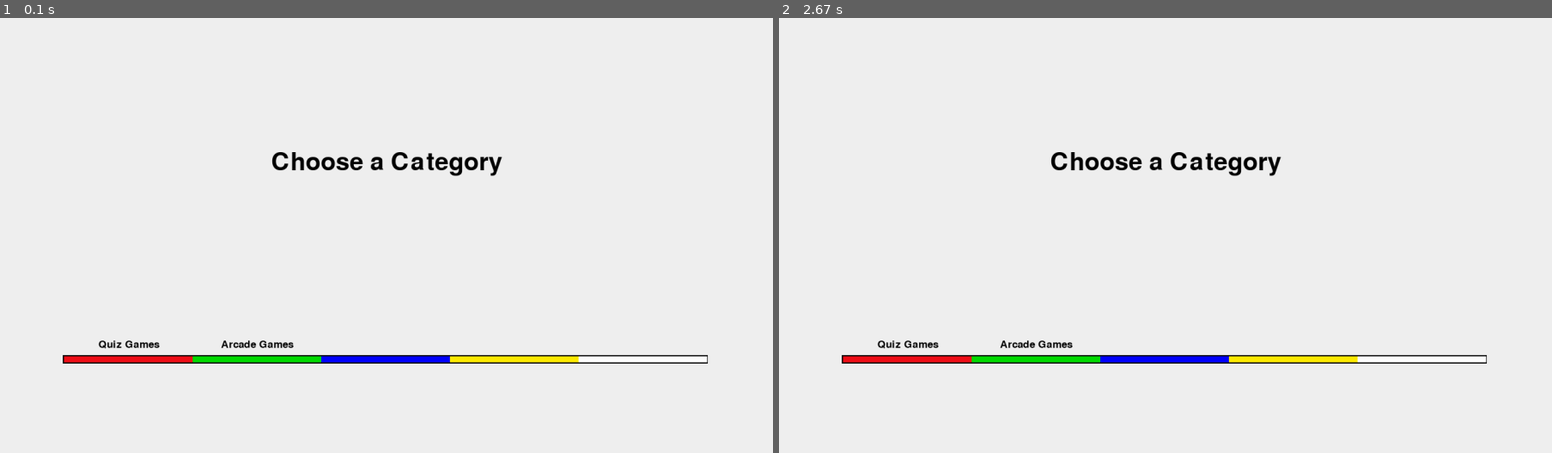
Above: before the commit, frames 1-2 (left to right).
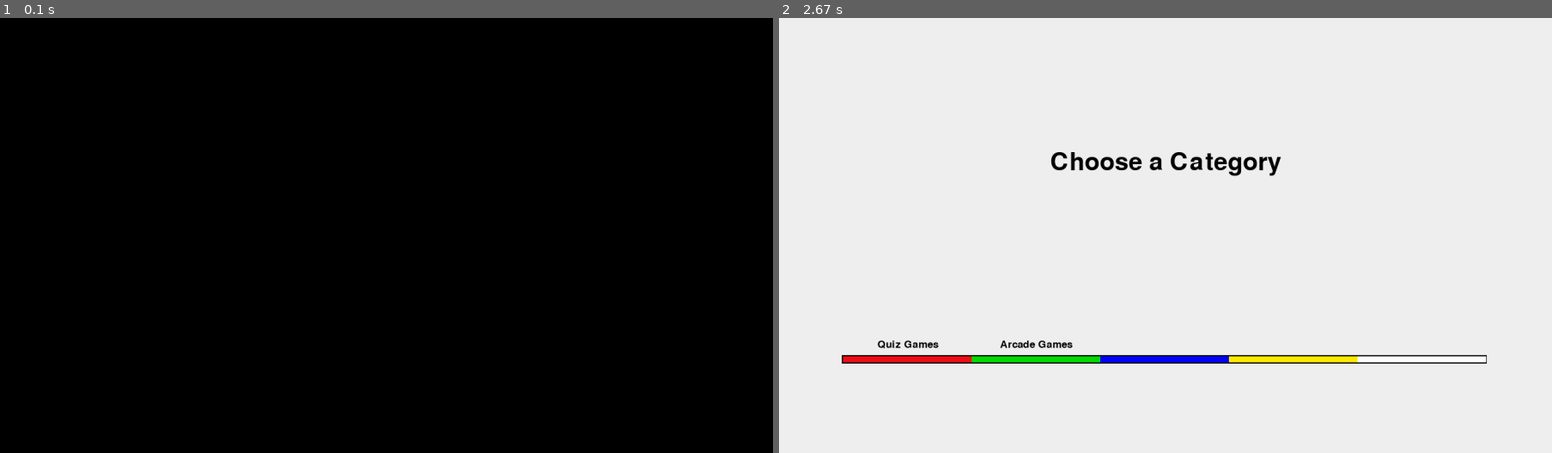
Above: after the commit, the same moments.

Repository: lynngrandpre/treehouse
Game: pygame game, started from driver.py
The game is run twice, just before and just after one commit, with the same random seed, the same clock (stepped at 60 frames per second) and the same inputs.
Inputs:
- Up to frame 1 (0.1 s): no input
- Up to frame 2 (2.67 s): no input

The runs differ from the first frame. In frame 1, 99% of the frame differs, in the area x 0-100%, y 0-100%; in frame 2, nothing differs.

Commit message:
Add a startup light show
Chases across the button LEDs, then flashes them all together a few
times, before the menu loads.

Diff:
--- a/driver.py
+++ b/driver.py
@@ -42,6 +42,11 @@
 _BUTTON_KEYS = [pygame.K_1, pygame.K_2, pygame.K_3, pygame.K_4, pygame.K_5]
 
 IDLE_TIMEOUT_MS = 5 * 60 * 1000  # blank the screen and LEDs after this long with no button touched
+
+STARTUP_CHASE_STEP_MS = 80  # how long each LED stays lit while chasing across the buttons
+STARTUP_FLASH_COUNT = 3  # how many times all LEDs flash together at the end of the show
+STARTUP_FLASH_ON_MS = 150
+STARTUP_FLASH_OFF_MS = 150
 
 
 @dataclass
@@ -116,6 +121,39 @@
         window.blit(label, label.get_rect(center=rect.center))
 
 
+def _startup_light_show(window: pygame.Surface, device_surface: pygame.Surface, button_rects: list[pygame.Rect] | None) -> bool:
+    """A little chase-then-flash flourish across the button LEDs, played once before the
+    menu loads. Returns False if the window was closed partway through the show, so `run`
+    can skip straight to cleanup instead of starting the game loop."""
+
+    def frame(delay_ms: int) -> bool:
+        if SIMULATOR:
+            assert button_rects is not None
+            _draw_simulator_chrome(window, device_surface, button_rects)
+            pygame.display.flip()
+        pygame.time.delay(delay_ms)
+        return not any(event.type == pygame.QUIT for event in pygame.event.get())
+
+    for _ in range(2):
+        for button in buttons_in_order + list(reversed(buttons_in_order)):
+            button.set_led(True)
+            if not frame(STARTUP_CHASE_STEP_MS):
+                return False
+            button.set_led(False)
+
+    for _ in range(STARTUP_FLASH_COUNT):
+        for button in buttons.values():
+            button.set_led(True)
+        if not frame(STARTUP_FLASH_ON_MS):
+            return False
+        for button in buttons.values():
+            button.set_led(False)
+        if not frame(STARTUP_FLASH_OFF_MS):
+            return False
+
+    return True
+
+
 def run(initial_state: State) -> None:
     """Runs the game loop until the window is closed or Escape is pressed.
 
@@ -124,6 +162,7 @@
     """
     pygame.init()
     try:
+        button_rects = None
         if SIMULATOR:
             button_rects = _button_rects()
             window = pygame.display.set_mode(
@@ -135,9 +174,10 @@
             device_surface = window
             pygame.mouse.set_visible(False)
 
+        game_over = not _startup_light_show(window, device_surface, button_rects)
+
         state = initial_state
         idle_monitor = IdleMonitor()
-        game_over = False
         while not game_over:
             if SIMULATOR:
                 _update_simulated_input(button_rects)
